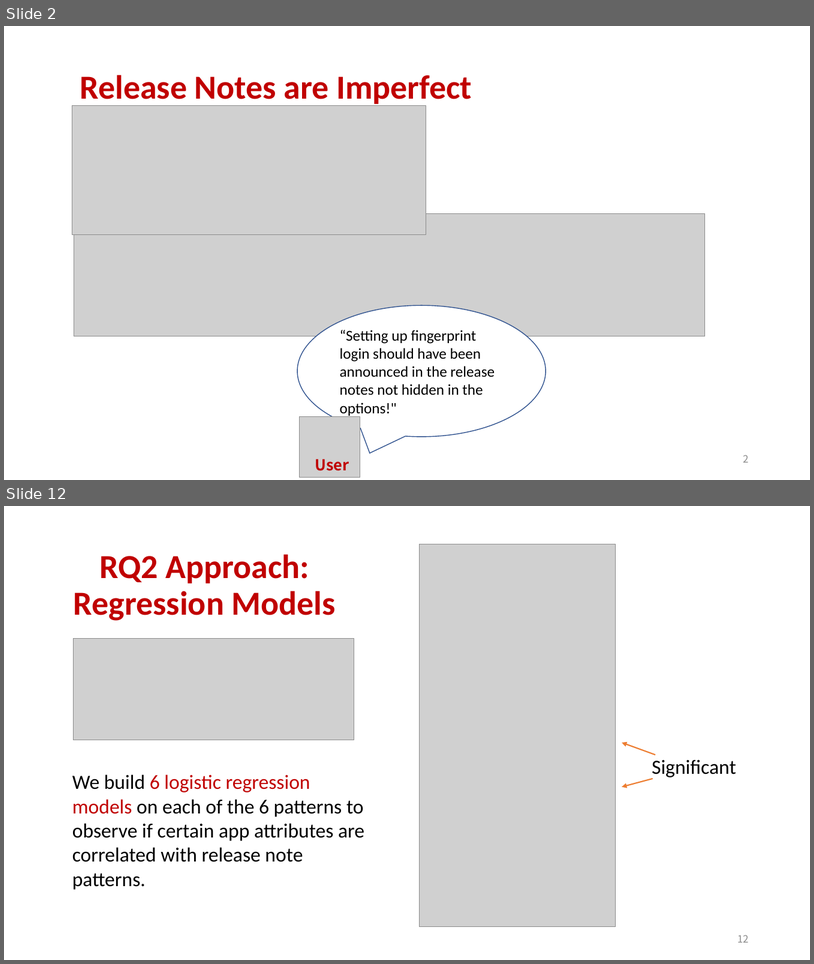
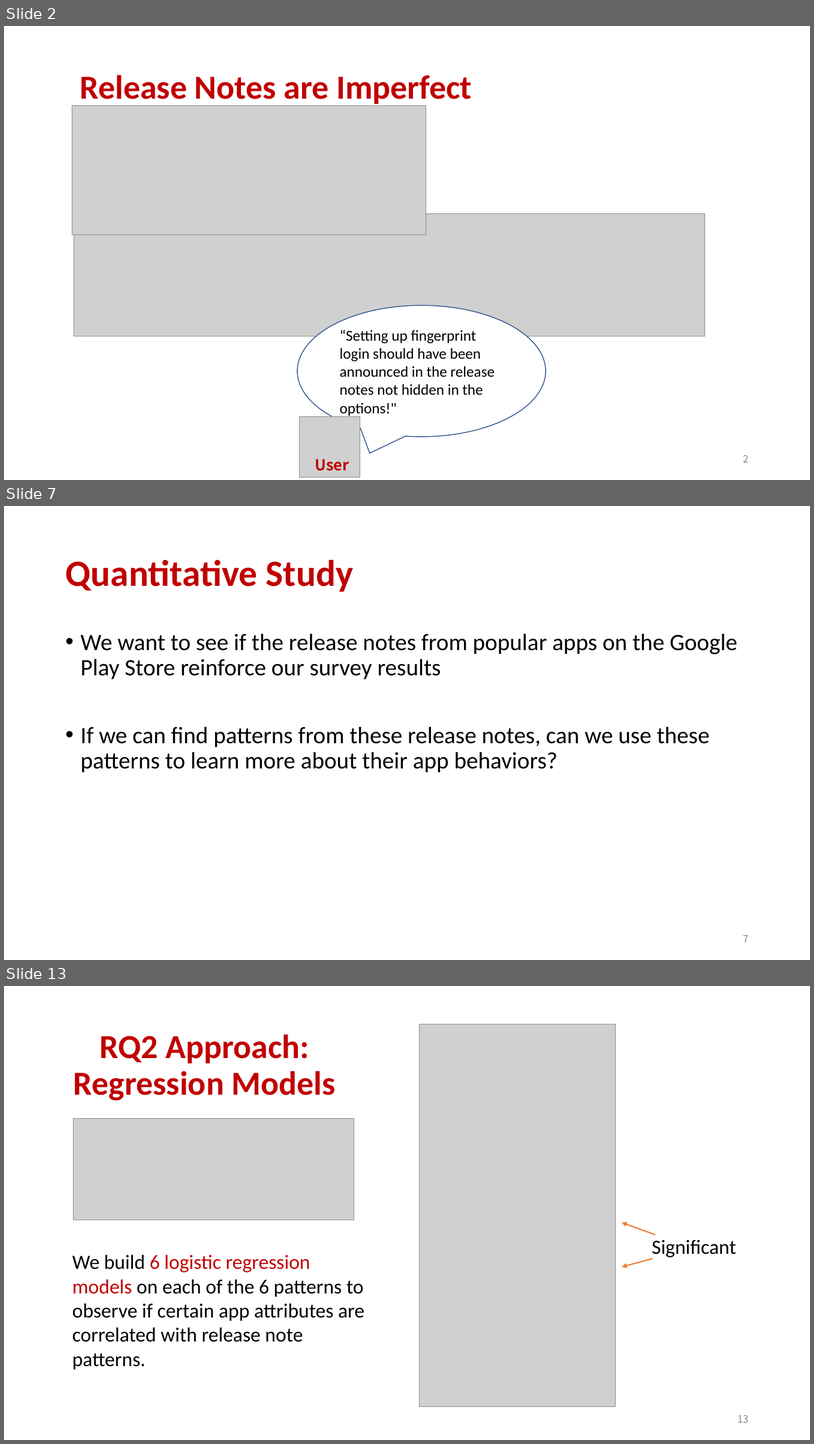
Before and after one commit to aidanby/aidanby.github.io, a slide deck: files/icse22.pptx. Shown one above the other, each under a label of ours: slides 2 and 12 before the commit, slides 2, 7 and 13 after it; the slides between them are not shown. The pictures are 814x964 and 814x1444 pixels, drawn with LibreOffice and Linux fonts; fonts in the diff are those of the drawing; grey boxes stand for pictures. Boxes give left, top, right and bottom in pixels: in the first picture for what was removed or moved away, otherwise in the second. Text is boxed around its words. In the diff, an @@ line names an element or a change of style, - is before the commit and + after.

```diff
--- a/files/icse22.pptx
+++ b/files/icse22.pptx
@@ slide 7 added at (x1=4, y1=506, x2=810, y2=960), background #FFFFFF @@
@@ title added at (x1=65, y1=559, x2=354, y2=592), 44 pt, text #C00000, bold @@
+Quantitative Study
@@ text added at (x1=81, y1=633, x2=738, y2=772), 28 pt, text #000000 @@
+• We want to see if the release notes from popular apps on the Google Play Store reinforce our survey results
+• If we can find patterns from these release notes, can we use these patterns to learn more about their app behaviors?
@@ page number added at (x1=743, y1=935, x2=749, y2=942), 12 pt, text #8C8C8C @@
+7
@@ what was slide 12 is now slide 13 @@
@@ page number at (x1=738, y1=1414, x2=749, y2=1422): text changed @@
-12
+13
```
Also in this commit, not shown: 15 slides changed.
